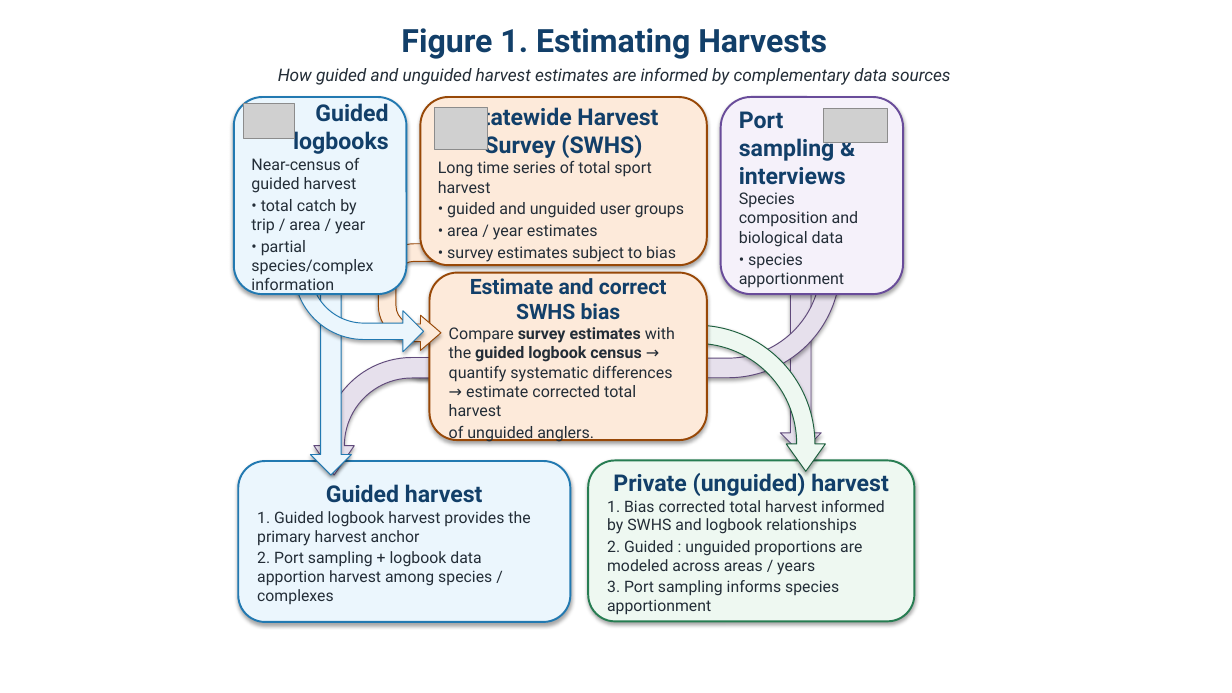
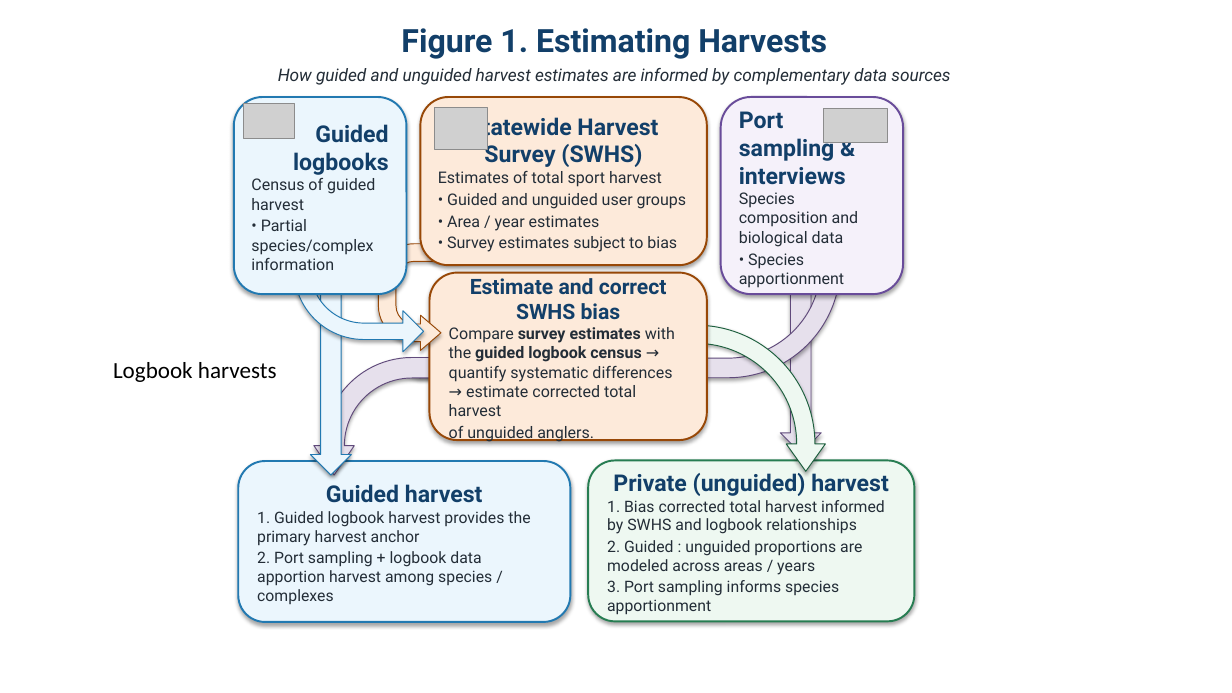
Before and after one commit to ADFG-DSF/RockfishSportMort, a slide deck: slide 6 of markdown/methods_flowcharts.pptx (slide 4 before the commit). Drawn at 1232x693 pixels with LibreOffice and Linux fonts; fonts in the diff are those of the drawing; grey boxes stand for pictures. Boxes give left, top, right and bottom in pixels: in the first picture for what was removed or moved away, otherwise in the second. Text is boxed around its words. In the diff, an @@ line names an element or a change of style, - is before the commit and + after.

```diff
--- a/markdown/methods_flowcharts.pptx
+++ b/markdown/methods_flowcharts.pptx
@@ text in rounded rectangle at (x1=251, y1=178, x2=375, y2=270): text changed @@
-Near-census of guided harvest
-• total catch by trip / area / year
-• partial species/complex information
+Census of guided harvest
+• Partial species/complex information
@@ text in rounded rectangle at (x1=438, y1=171, x2=686, y2=252): text changed @@
-Long time series of total sport harvest
-• guided and unguided user groups
-• area / year estimates
-• survey estimates subject to bias
+Estimates of total sport harvest
+• Guided and unguided user groups
+• Area / year estimates
+• Survey estimates subject to bias
@@ text in rounded rectangle at (x1=739, y1=253, x2=844, y2=288): text changed @@
-• species apportionment
+• Species apportionment
@@ text added at (x1=113, y1=362, x2=277, y2=382), 18 pt, text #000000 @@
+Logbook harvests
```
Also in this commit, not shown: 1 other slide changed, 2 slides added, 10 other files.
